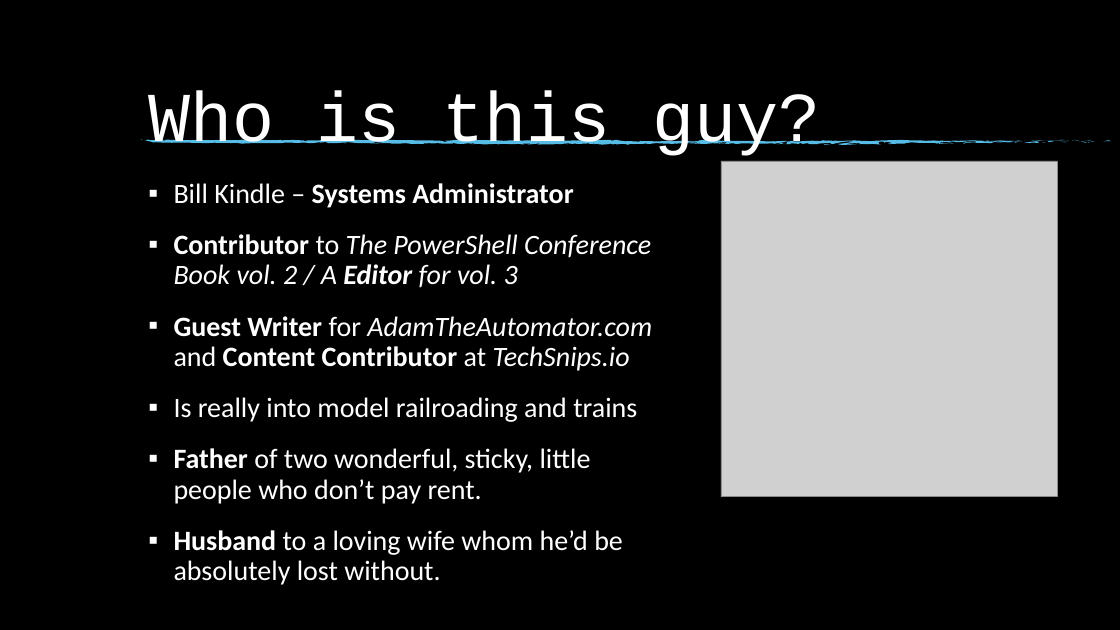
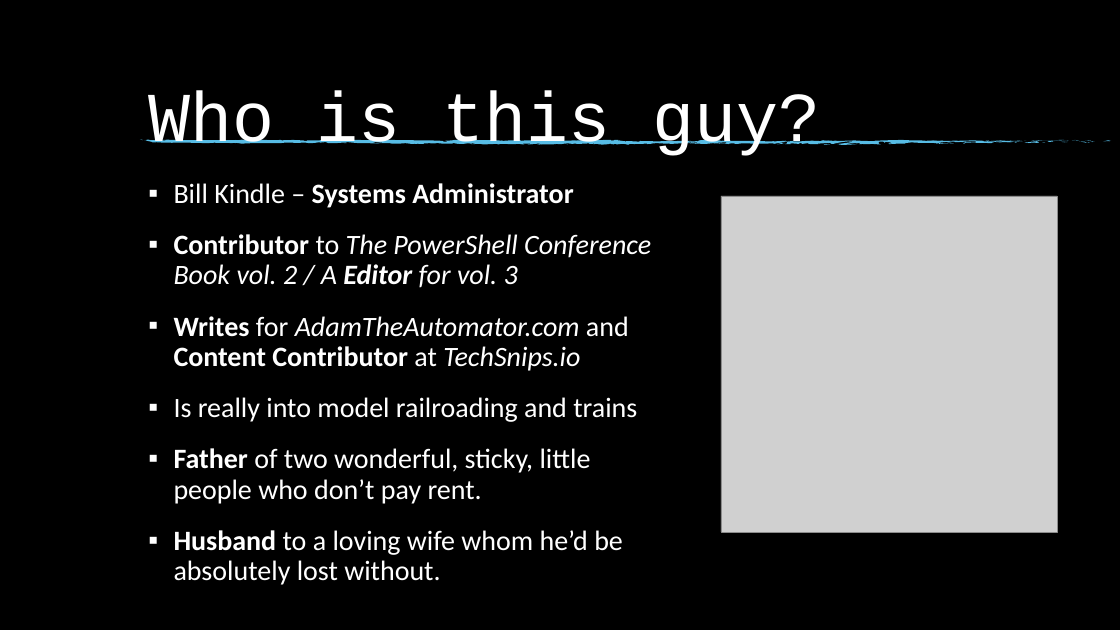
Before and after one commit to billkindle/FWVMUG_June_2020_Enterprise_Monitoring_With_Zabbix, a slide deck: slide 2 of FWVMUG_June_2020_Monitoring_ESXi_Zabbix.pptx. Drawn at 1120x630 pixels with LibreOffice and Linux fonts; fonts in the diff are those of the drawing; grey boxes stand for pictures; background and template pictures are left out. Boxes give left, top, right and bottom in pixels: in the first picture for what was removed or moved away, otherwise in the second. Text is boxed around its words. In the diff, an @@ line names an element or a change of style, - is before the commit and + after.

```diff
--- a/FWVMUG_June_2020_Monitoring_ESXi_Zabbix.pptx
+++ b/FWVMUG_June_2020_Monitoring_ESXi_Zabbix.pptx
@@ picture moved from (x1=721, y1=161, x2=1057, y2=497) to (x1=721, y1=196, x2=1057, y2=532) @@
@@ text at (x1=174, y1=316, x2=629, y2=371): text changed @@
-▪ Guest Writer for AdamTheAutomator.com and Content Contributor at TechSnips.io
+▪ Writes for AdamTheAutomator.com and Content Contributor at TechSnips.io
```
Also in this commit, not shown: 5 other slides changed, 3 slides added, 3 slides removed, 2 other files.
